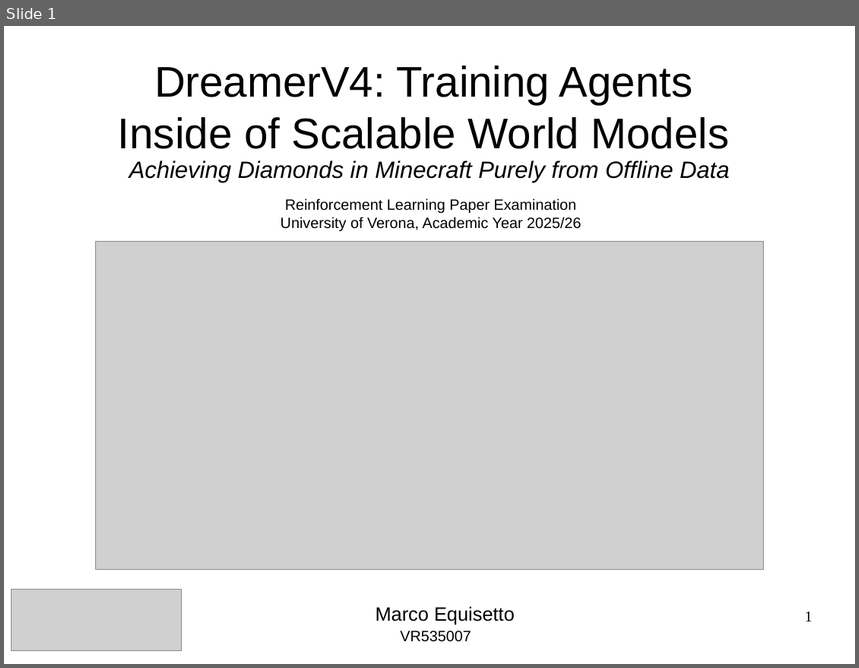
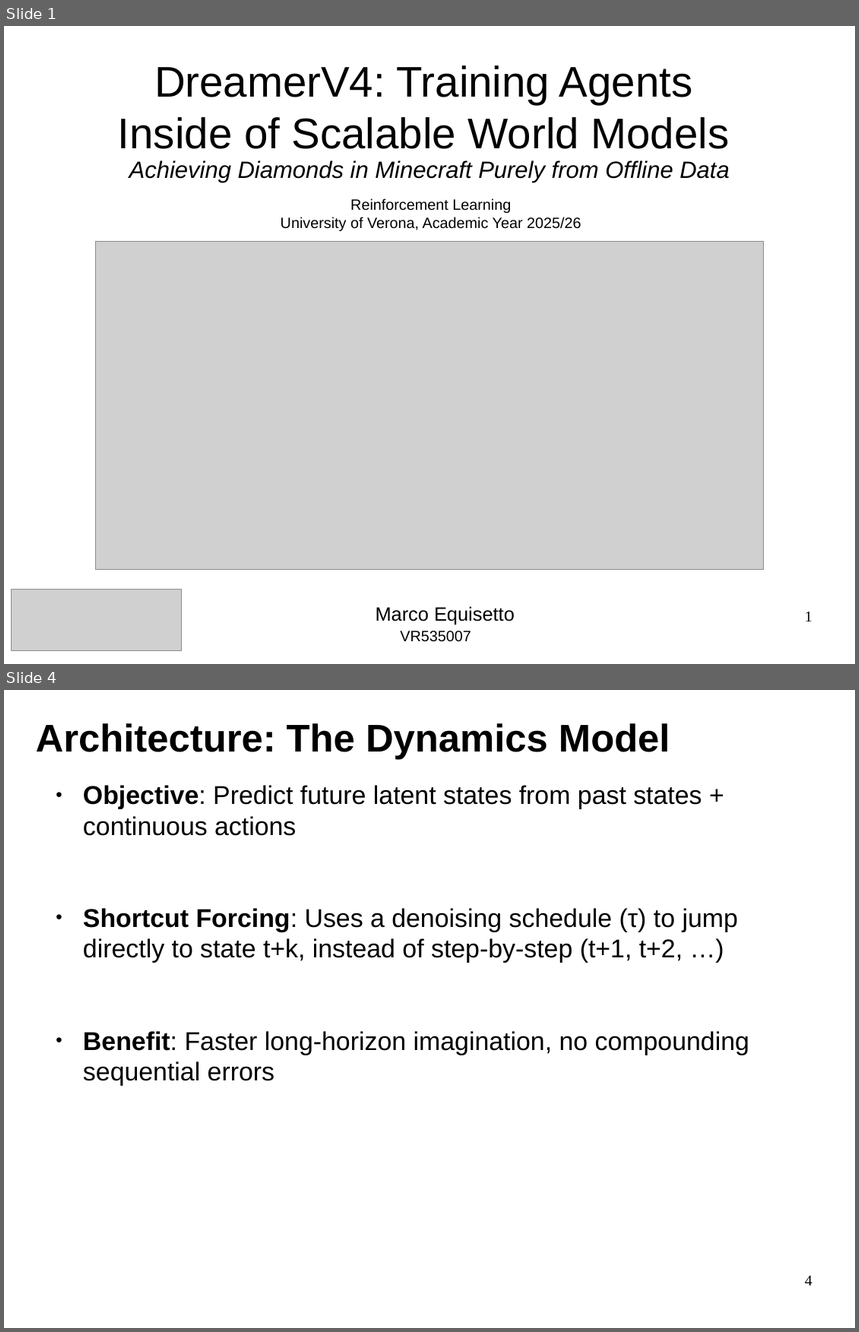
Before and after one commit to MarcoEquisetto/RL_exam, a slide deck: presentation/Deamer4_presentation.odp. Shown one above the other, each under a label of ours: slide 1 before the commit, slides 1 and 4 after it; the slides between them are not shown. The pictures are 859x668 and 859x1332 pixels, drawn with LibreOffice and Linux fonts; fonts in the diff are those of the drawing; grey boxes stand for pictures. Boxes give left, top, right and bottom in pixels: in the first picture for what was removed or moved away, otherwise in the second. Text is boxed around its words. In the diff, an @@ line names an element or a change of style, - is before the commit and + after.

```diff
--- a/presentation/Deamer4_presentation.odp
+++ b/presentation/Deamer4_presentation.odp
@@ slide 4 added at [4,690,855,1328], background #FFFFFF @@
@@ text added at [36,723,671,759], 36 pt, text #000000, bold @@
+Architecture: The Dynamics Model
@@ text added at [83,785,750,1086], 24 pt, text #000000 @@
+● Objective: Predict future latent states from past states + continuous actions
+● Shortcut Forcing: Uses a denoising schedule (τ) to jump directly to state t+k, instead of step-by-step (t+1, t+2, …)
+● Benefit: Faster long-horizon imagination, no compounding sequential errors
@@ page number added at [805,1276,813,1286], 14 pt, text #000000 @@
+4
@@ slide 1 changed as well @@
@@ text at [351,199,511,213]: text changed @@
-Reinforcement Learning Paper Examination
+Reinforcement Learning
```
Also in this commit, not shown: 2 other slides added, 3 other files.
